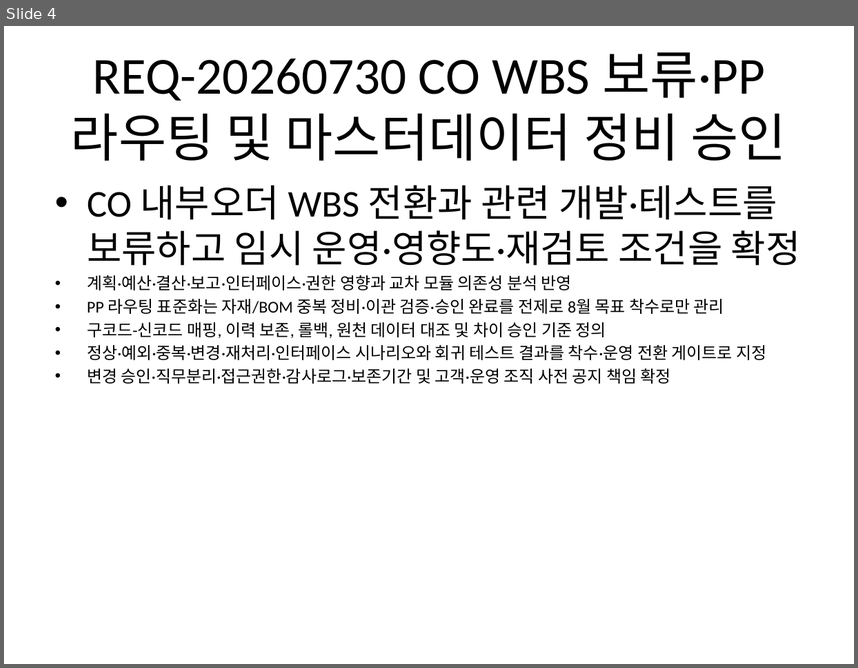
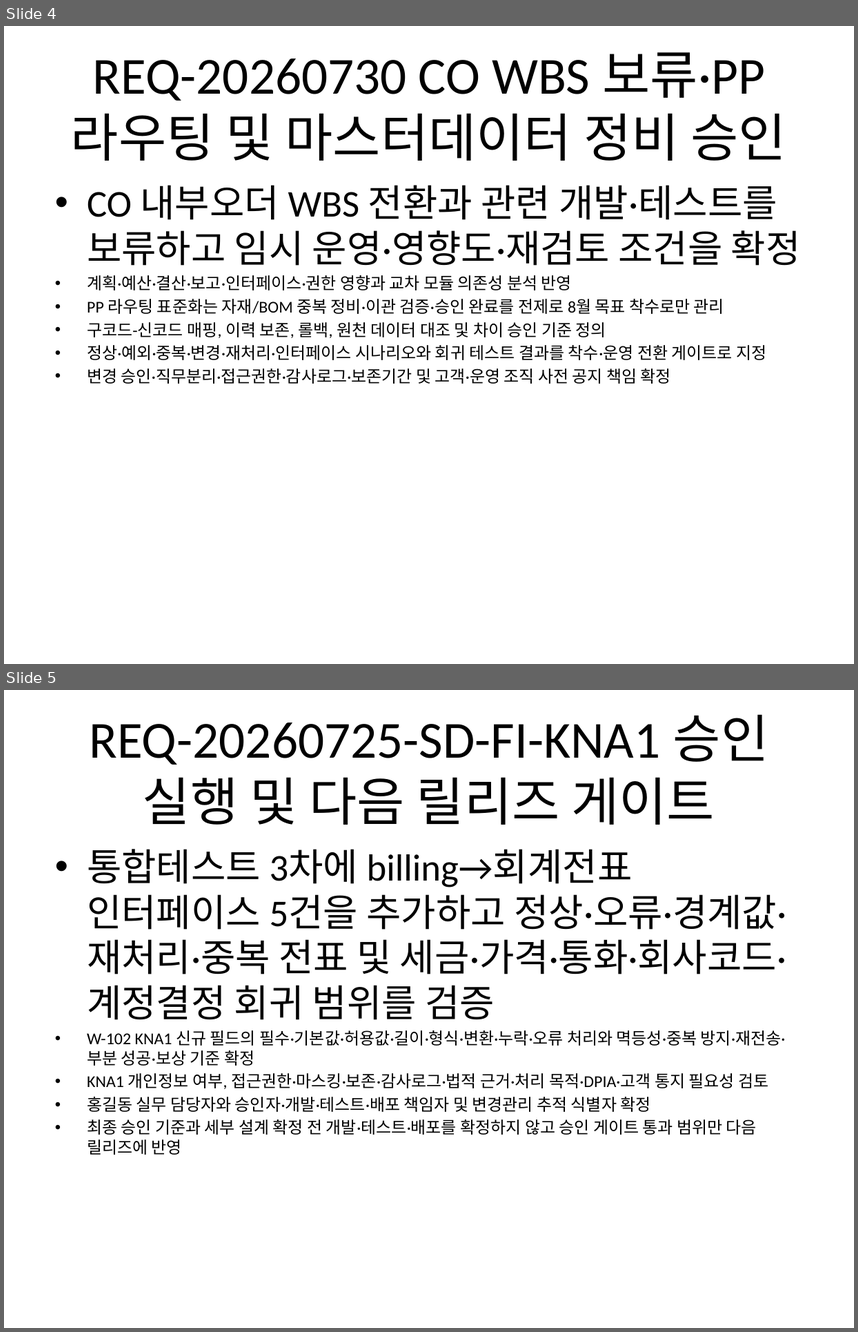
Before and after one commit to Abraxaspark91/n8n_termpjt, a slide deck: scenarios/live/deliverables/보고_장표.pptx. Shown one above the other, each under a label of ours: slide 4 before the commit, slides 4 and 5 after it. The pictures are 858x668 and 858x1332 pixels, drawn with LibreOffice and Linux fonts; fonts in the diff are those of the drawing. Boxes give left, top, right and bottom in pixels: in the first picture for what was removed or moved away, otherwise in the second. Text is boxed around its words. In the diff, an @@ line names an element or a change of style, - is before the commit and + after.

```diff
--- a/scenarios/live/deliverables/보고_장표.pptx
+++ b/scenarios/live/deliverables/보고_장표.pptx
@@ slide 5 added at bbox=[4, 690, 854, 1328], background #FFFFFF @@
@@ title added at bbox=[90, 714, 769, 825], 44 pt, text #000000 @@
+REQ-20260725-SD-FI-KNA1 승인 실행 및 다음 릴리즈 게이트
@@ text added at bbox=[87, 849, 786, 1154], 14 pt, text #000000 @@
+• 통합테스트 3차에 billing→회계전표 인터페이스 5건을 추가하고 정상·오류·경계값·재처리·중복 전표 및 세금·가격·통화·회사코드·계정결정 회귀 범위를 검증
+• W-102 KNA1 신규 필드의 필수·기본값·허용값·길이·형식·변환·누락·오류 처리와 멱등성·중복 방지·재전송·부분 성공·보상 기준 확정
+• KNA1 개인정보 여부, 접근권한·마스킹·보존·감사로그·법적 근거·처리 목적·DPIA·고객 통지 필요성 검토
+• 홍길동 실무 담당자와 승인자·개발·테스트·배포 책임자 및 변경관리 추적 식별자 확정
+• 최종 승인 기준과 세부 설계 확정 전 개발·테스트·배포를 확정하지 않고 승인 게이트 통과 범위만 다음 릴리즈에 반영
```
Also in this commit, not shown: 8 other files.
